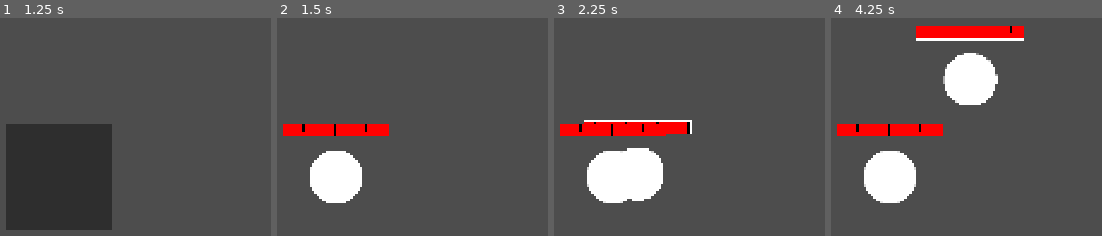
Above: before the commit, frames 1-4 (left to right).
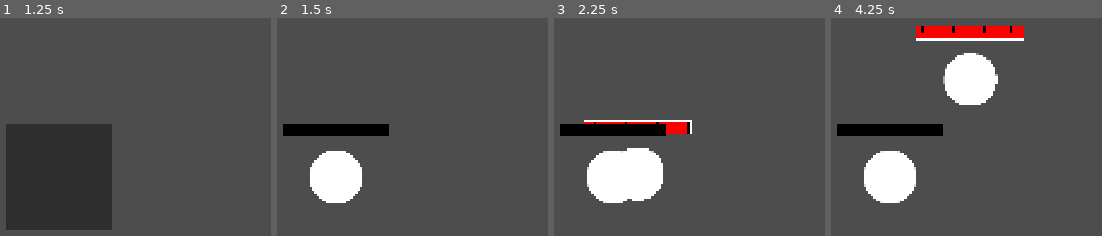
Above: after the commit, the same moments.

Repository: anzac9425/LoL-Like-Godot-4.7-2D
Game: Godot game, scene res://src/scenes/game_root/game_root.tscn
Same seed, same stepped clock (60 frames per second), same inputs: the game is played once before the commit and once after it.
Inputs (mouse positions are in pixels of both pictures, inside the frame that each line leads up to):
- Up to frame 1 (1.25 s): click (59, 177) at 0.5 s
- Up to frame 2 (1.5 s): click (336, 177) at 1.25 s
- Up to frame 3 (2.25 s): tap Enter at 2 s; move the mouse to (789, 155) at 2.02 s; press the mouse at (789, 155) at 2.03 s
- Up to frame 4 (4.25 s): move the mouse to (outside the picture) at 2.77 s; release the mouse at (outside the picture) at 2.78 s; tap S (stop) at 2.85 s; tap Space at 3.5 s; move the mouse to (969, 79) at 3.52 s; press the mouse at (969, 79) at 3.53 s

Frame 1 is identical in both runs. In frame 2, 2.0% of the frame differs, in the area x 2-42%, y 48-55%; in frame 3, 2.0%; in frame 4, 2.2%, in the area x 2-58%, y 3-55%.
Error after the commit: Cannot call method 'duplicate' on a null value. (res://src/scenes/character_base/character_base.gd:391)

Commit message:
cc, status

Diff:
--- a/src/core/paths.gd
+++ b/src/core/paths.gd
@@ -8,4 +8,4 @@
 const PROJECTILE: String = "res://src/scenes/projectile/projectile.tscn"
 
 const CHARACTER_DATA_TEST1: String = "res://src/resources/characters/test1/test1_character_data.tres"
-const CHARACTER_DATA_TEST2: String = "res://src/resources/characters/test2/test2_character_data.tres"
+const CHARACTER_DATA_AATROX: String = "res://src/resources/characters/aatrox/aatrox_character_data.tres"
--- a/src/core/systems/combat/combat.gd
+++ b/src/core/systems/combat/combat.gd
@@ -35,14 +35,19 @@
 	for type in damage_amount:
 		var amount: float = damage_amount[type]
 
-		for barrier in damage_info.victim.barriers:
+		for i in range(damage_info.victim.barriers.size() - 1, -1, -1):
 			if amount <= 0.0:
 				break
+
+			var barrier: Barrier = damage_info.victim.barriers[i]
 
 			var absorbed: float = min(barrier.amount, amount)
 
 			barrier.amount -= absorbed
 			amount -= absorbed
+
+			if barrier.amount <= 0.0:
+				damage_info.victim.barriers.remove_at(i)
 
 		damage_info.victim.current_health = max(0.0, damage_info.victim.current_health - amount)
 
@@ -56,7 +61,7 @@
 static func apply_heal(target: CharacterBase, amount: float) -> void:
 	if target.is_dead:
 		return
-	amount *= target.total_statistics.heal_shield_power_multiplier
+	amount *= (1.0 + target.total_statistics.heal_shield_power_multiplier)
 
 	target.current_health += amount
 
@@ -72,7 +77,7 @@
 
 	var barrier: Barrier = Barrier.new()
 
-	barrier.amount = amount * target.total_statistics.heal_shield_power_multiplier
+	barrier.amount = amount * (1.0 + target.total_statistics.heal_shield_power_multiplier)
 	barrier.remaining_duration = duration
 
 	target.barriers.push_back(barrier)
@@ -90,7 +95,7 @@
 
 	crowd_control.type = type
 	crowd_control.amount = amount
-	crowd_control.remaining_duration = duration
+	crowd_control.remaining_duration = duration * max(0.0, (1.0 - target.total_statistics.tenacity))
 
 	target.crowd_controls.append(crowd_control)
 
--- /dev/null
+++ b/src/resources/characters/aatrox/aatrox_character_data.tres
@@ -0,0 +1,15 @@
+[gd_resource type="Resource" script_class="CharacterData" format=3 uid="uid://b3pqoa0b8v1ns"]
+
+[ext_resource type="Script" uid="uid://c8nvmy5i30kdf" path="res://src/resources/characters/aatrox/aatrox_logic.gd" id="1_lnsae"]
+[ext_resource type="Script" uid="uid://c5nrg3dfghsbm" path="res://src/resources/characters/character_data.gd" id="1_nbm8a"]
+[ext_resource type="Resource" uid="uid://benkg16xr1ciw" path="res://src/resources/characters/aatrox/aatrox_growth_statistics.tres" id="2_l8l3w"]
+[ext_resource type="Resource" uid="uid://7p5a8hmhqikr" path="res://src/resources/characters/aatrox/aatrox_statistics.tres" id="3_u1uq4"]
+
+[resource]
+script = ExtResource("1_nbm8a")
+character_name = "test2"
+radius = 64.0
+statistics = ExtResource("3_u1uq4")
+growth_statistics = ExtResource("2_l8l3w")
+character_logic = ExtResource("1_lnsae")
+metadata/_custom_type_script = "uid://c5nrg3dfghsbm"
--- /dev/null
+++ b/src/resources/characters/aatrox/aatrox_growth_statistics.tres
@@ -0,0 +1,7 @@
+[gd_resource type="Resource" script_class="Statistics" format=3 uid="uid://benkg16xr1ciw"]
+
+[ext_resource type="Script" uid="uid://b8abtl1va6o4b" path="res://src/resources/characters/statistics.gd" id="1_u5um0"]
+
+[resource]
+script = ExtResource("1_u5um0")
+metadata/_custom_type_script = "uid://b8abtl1va6o4b"
--- a/src/resources/characters/character_data.gd
+++ b/src/resources/characters/character_data.gd
@@ -10,4 +10,6 @@
 
 @export var statistics: Statistics
 
+@export var growth_statistics: Statistics
+
 @export var character_logic: Script
--- a/src/resources/characters/statistics.gd
+++ b/src/resources/characters/statistics.gd
@@ -1,6 +1,5 @@
 extends Resource
 class_name Statistics
-
 
 @export var health: float
 @export var health_regeneration: float
@@ -38,3 +37,81 @@
 @export var tenacity: float
 
 @export var heal_shield_power_multiplier: float
+
+
+func add(other: Statistics) -> void:
+	health += other.health
+	health_regeneration += other.health_regeneration
+
+	mana += other.mana
+	mana_regeneration += other.mana_regeneration
+
+	attack_damage += other.attack_damage
+	ability_power += other.ability_power
+	adaptive_force += other.adaptive_force
+
+	armor += other.armor
+	magic_resistance += other.magic_resistance
+
+	attack_speed += other.attack_speed
+	attack_speed_multiplier += other.attack_speed_multiplier
+	skill_haste += other.skill_haste
+
+	critical_chance += other.critical_chance
+	critical_damage_multiplier += other.critical_damage_multiplier
+
+	move_speed += other.move_speed
+
+	armor_penetration_flat += other.armor_penetration_flat
+	armor_penetration_multiplier += other.armor_penetration_multiplier
+
+	magic_penetration_flat += other.magic_penetration_flat
+	magic_penetration_multiplier += other.magic_penetration_multiplier
+
+	lifesteal += other.lifesteal
+	omnivamp += other.omnivamp
+
+	attack_range += other.attack_range
+
+	tenacity += other.tenacity
+
+	heal_shield_power_multiplier += other.heal_shield_power_multiplier
+
+
+func multiply(value: float) -> void:
+	health *= value
+	health_regeneration *= value
+
+	mana *= value
+	mana_regeneration *= value
+
+	attack_damage *= value
+	ability_power *= value
+	adaptive_force *= value
+
+	armor *= value
+	magic_resistance *= value
+
+	attack_speed *= value
+	attack_speed_multiplier *= value
+	skill_haste *= value
+
+	critical_chance *= value
+	critical_damage_multiplier *= value
+
+	move_speed *= value
+
+	armor_penetration_flat *= value
+	armor_penetration_multiplier *= value
+
+	magic_penetration_flat *= value
+	magic_penetration_multiplier *= value
+
+	lifesteal *= value
+	omnivamp *= value
+
+	attack_range *= value
+
+	tenacity *= value
+
+	heal_shield_power_multiplier *= value
--- a/src/resources/characters/test2/test2_character_data.tres
+++ /dev/null
@@ -1,13 +0,0 @@
-[gd_resource type="Resource" script_class="CharacterData" format=3 uid="uid://b3pqoa0b8v1ns"]
-
-[ext_resource type="Script" uid="uid://c8nvmy5i30kdf" path="res://src/resources/characters/test2/test2_logic.gd" id="1_lnsae"]
-[ext_resource type="Script" uid="uid://c5nrg3dfghsbm" path="res://src/resources/characters/character_data.gd" id="1_nbm8a"]
-[ext_resource type="Resource" uid="uid://7p5a8hmhqikr" path="res://src/resources/characters/test2/test2_statistics.tres" id="3_u1uq4"]
-
-[resource]
-script = ExtResource("1_nbm8a")
-character_name = "test2"
-radius = 64.0
-statistics = ExtResource("3_u1uq4")
-character_logic = ExtResource("1_lnsae")
-metadata/_custom_type_script = "uid://c5nrg3dfghsbm"
--- a/src/scenes/character_base/character_base.gd
+++ b/src/scenes/character_base/character_base.gd
@@ -8,7 +8,7 @@
 var character_data: CharacterData
 var character_logic: CharacterLogic
 
-var base_statistics: Statistics
+var base_statistics: Statistics = Statistics.new()
 var bonus_statistics: Statistics = Statistics.new()
 var total_statistics: Statistics = Statistics.new()
 
@@ -52,8 +52,6 @@
 	set_radius_collision_shape(character_radius)
 
 	target_position = global_position
-
-	base_statistics = character_data.statistics
 
 	calculate_statistics()
 
@@ -388,53 +386,21 @@
 func calculate_statistics() -> void:
 	var old_total_statistics_health: float = total_statistics.health
 
-	total_statistics.health = base_statistics.health + bonus_statistics.health
-
-	total_statistics.health_regeneration = base_statistics.health_regeneration + bonus_statistics.health_regeneration
-
-	total_statistics.mana = base_statistics.mana + bonus_statistics.mana
-
-	total_statistics.mana_regeneration = base_statistics.mana_regeneration + bonus_statistics.mana_regeneration
-
-	total_statistics.attack_damage = base_statistics.attack_damage + bonus_statistics.attack_damage
-
-	total_statistics.ability_power = base_statistics.ability_power + bonus_statistics.ability_power
-
-	total_statistics.adaptive_force = base_statistics.adaptive_force + bonus_statistics.adaptive_force
-
-	total_statistics.armor = base_statistics.armor + bonus_statistics.armor
-
-	total_statistics.magic_resistance = base_statistics.magic_resistance + bonus_statistics.magic_resistance
-
-	total_statistics.attack_speed = base_statistics.attack_speed + bonus_statistics.attack_speed
-
-	total_statistics.attack_speed_multiplier = base_statistics.attack_speed_multiplier + bonus_statistics.attack_speed_multiplier
-
-	total_statistics.skill_haste = base_statistics.skill_haste + bonus_statistics.skill_haste
-
-	total_statistics.critical_chance = base_statistics.critical_chance + bonus_statistics.critical_chance
-
-	total_statistics.critical_damage_multiplier = base_statistics.critical_damage_multiplier + bonus_statistics.critical_damage_multiplier
-
-	total_statistics.move_speed = base_statistics.move_speed + bonus_statistics.move_speed
-
-	total_statistics.armor_penetration_flat = base_statistics.armor_penetration_flat + bonus_statistics.armor_penetration_flat
-
-	total_statistics.armor_penetration_multiplier = base_statistics.armor_penetration_multiplier + bonus_statistics.armor_penetration_multiplier
-
-	total_statistics.magic_penetration_flat = base_statistics.magic_penetration_flat + bonus_statistics.magic_penetration_flat
-
-	total_statistics.magic_penetration_multiplier = base_statistics.magic_penetration_multiplier + bonus_statistics.magic_penetration_multiplier
-
-	total_statistics.lifesteal = base_statistics.lifesteal + bonus_statistics.lifesteal
-
-	total_statistics.omnivamp = base_statistics.omnivamp + bonus_statistics.omnivamp
-
-	total_statistics.attack_range = base_statistics.attack_range + bonus_statistics.attack_range
-
-	total_statistics.tenacity = base_statistics.tenacity + bonus_statistics.tenacity
-
-	total_statistics.heal_shield_power_multiplier = base_statistics.heal_shield_power_multiplier + bonus_statistics.heal_shield_power_multiplier
+	base_statistics = Statistics.new()
+
+	var growthed_statistics: Statistics = character_data.growth_statistics.duplicate()
+
+	growthed_statistics.multiply(level)
+
+	base_statistics.add(character_data.statistics)
+	base_statistics.add(growthed_statistics)
+
+	bonus_statistics = Statistics.new()
+
+	total_statistics = Statistics.new()
+
+	total_statistics.add(base_statistics)
+	total_statistics.add(bonus_statistics)
 
 	if bonus_statistics.attack_damage >= bonus_statistics.ability_power:
 		total_statistics.attack_damage += total_statistics.adaptive_force
@@ -445,3 +411,7 @@
 	total_statistics.attack_speed *= 1.0 + total_statistics.attack_speed_multiplier
 
 	current_health += max(0.0, total_statistics.health - old_total_statistics_health)
+
+	current_health = min(current_health, total_statistics.health)
+
+	queue_redraw()
--- a/src/scenes/ingame/ingame.gd
+++ b/src/scenes/ingame/ingame.gd
@@ -10,8 +10,8 @@
 func _ready() -> void:
 	current = self
 
-	input_characters.append(spawn_character(load(Paths.CHARACTER_DATA_TEST1), Vector2.ZERO, "a"))
-	spawn_character(load(Paths.CHARACTER_DATA_TEST2), Vector2.ZERO, "a")
+	input_characters.append(spawn_character(load(Paths.CHARACTER_DATA_AATROX), Vector2.ZERO, "a"))
+	spawn_character(load(Paths.CHARACTER_DATA_TEST1), Vector2.ZERO, "a")
 
 
 func _unhandled_input(event: InputEvent) -> void:
Renamed: src/resources/characters/test2/test2_logic.gd -> src/resources/characters/aatrox/aatrox_logic.gd
Renamed: src/resources/characters/test2/test2_logic.gd.uid -> src/resources/characters/aatrox/aatrox_logic.gd.uid
Renamed: src/resources/characters/test2/test2_statistics.tres -> src/resources/characters/aatrox/aatrox_statistics.tres
